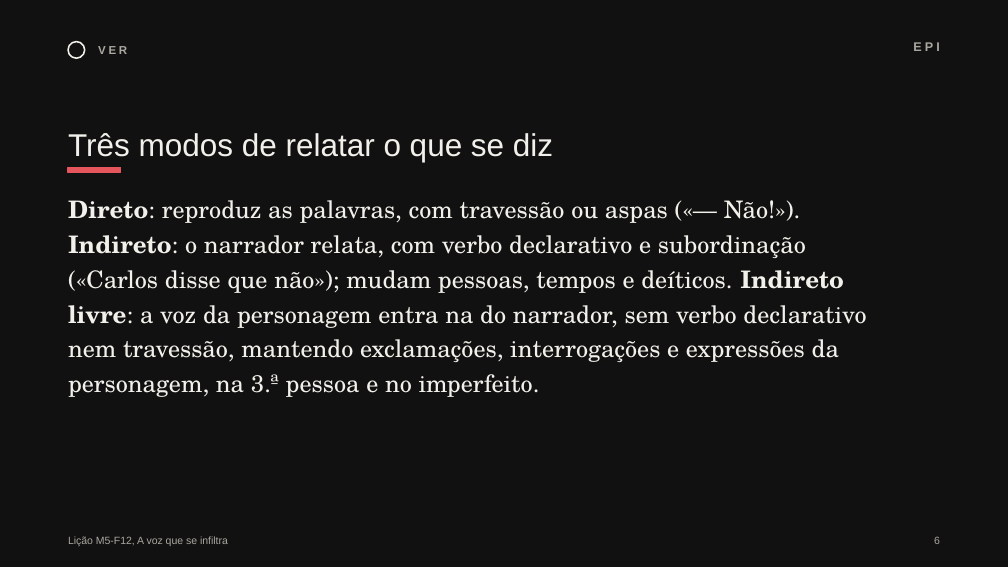
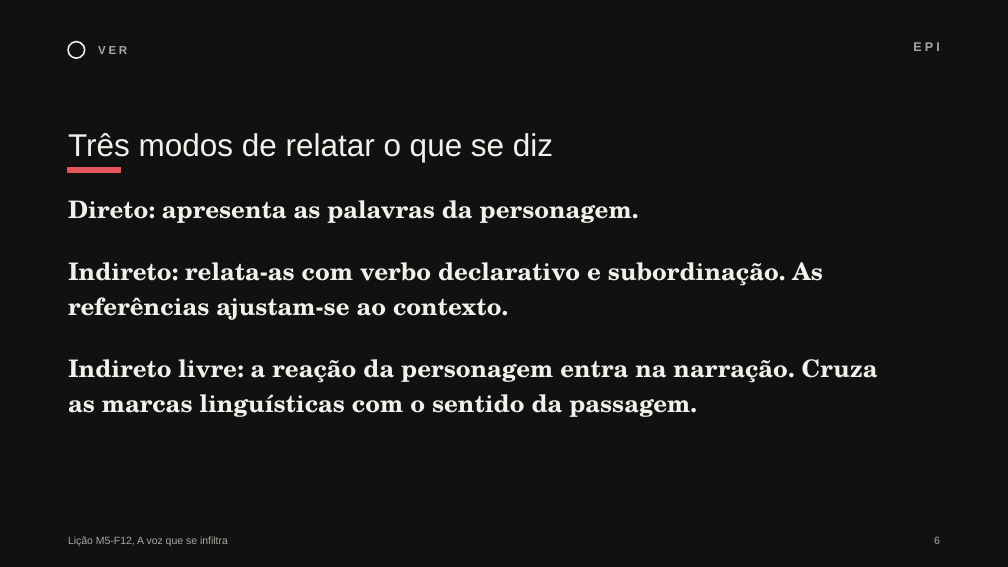
Before and after one commit to pedrohfernandes-klk/pt, a slide deck: slide 6 of m5/diapositivos/sessao-08-m5-f12.pptx. Drawn at 1008x567 pixels with LibreOffice and Linux fonts; fonts in the diff are those of the drawing. Boxes give left, top, right and bottom in pixels: in the first picture for what was removed or moved away, otherwise in the second. Text is boxed around its words. In the diff, an @@ line names an element or a change of style, - is before the commit and + after.

```diff
--- a/m5/diapositivos/sessao-08-m5-f12.pptx
+++ b/m5/diapositivos/sessao-08-m5-f12.pptx
@@ text at (68, 200, 878, 417): text changed; bold on @@
-Direto: reproduz as palavras, com travessão ou aspas («— Não!»). Indireto: o narrador relata, com verbo declarativo e subordinação («Carlos disse que não»); mudam pessoas, tempos e deíticos. Indireto livre: a voz da personagem entra na do narrador, sem verbo declarativo nem travessão, mantendo exclamações, interrogações e expressões da personagem, na 3.ª pessoa e no imperfeito.
+Direto: apresenta as palavras da personagem.
+Indireto: relata-as com verbo declarativo e subordinação. As referências ajustam-se ao contexto.
+Indireto livre: a reação da personagem entra na narração. Cruza as marcas linguísticas com o sentido da passagem.
```
Also in this commit, not shown: 5 other slides changed, 3 slides added, 17 other files.
